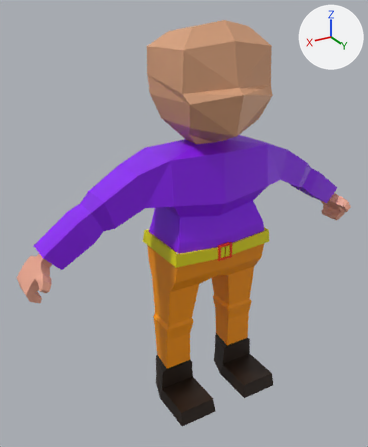
Before and after pictures for a commit that changed the Blender file blends/002-low_poly_char_finished.blend.
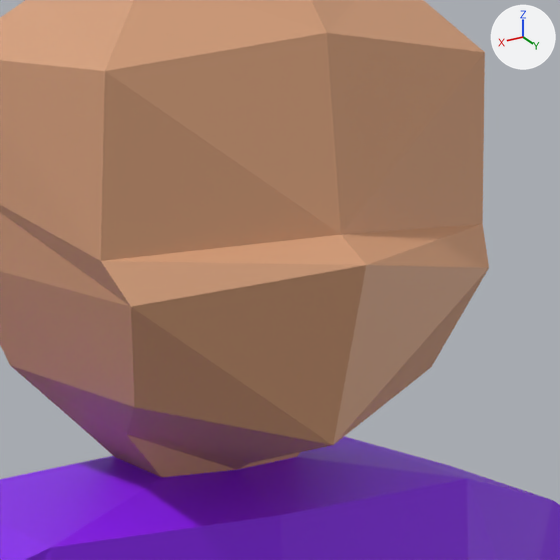
Each version appears first whole from a camera (50 mm lens) standing at (1.218, 1.836, 1.833) and looking at (0.099, -0.029, 0.901), and next in a close-up on the part from 43% to 79% of the width and 8% to 37% of the height. Arrows for +X, +Y and +Z are at upper right; the lights stay in place.

Script lines for the objects in view, before the commit:
```python
me_cube_001 = bpy.data.meshes.new('Cube.001')
me_cube_001.from_pydata(...)  # 184 vertices, 164 faces; spans x -0.87..0.0, y -0.18..0.25, z 0.0..1.78
me_cube_001.materials.append(mat_material_001)
ob_cube = bpy.data.objects.new('Cube', me_cube_001)
ob_cube.location = (0.0, 0.0, 0.0)
_m = ob_cube.modifiers.new('Mirror', 'MIRROR')
_m.use_clip = True
```
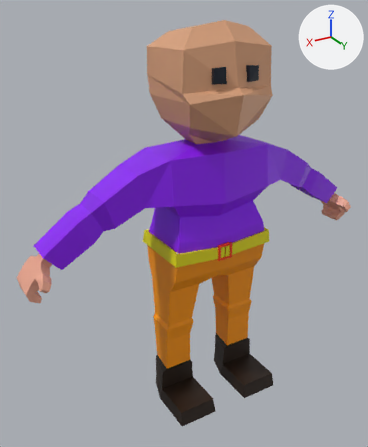
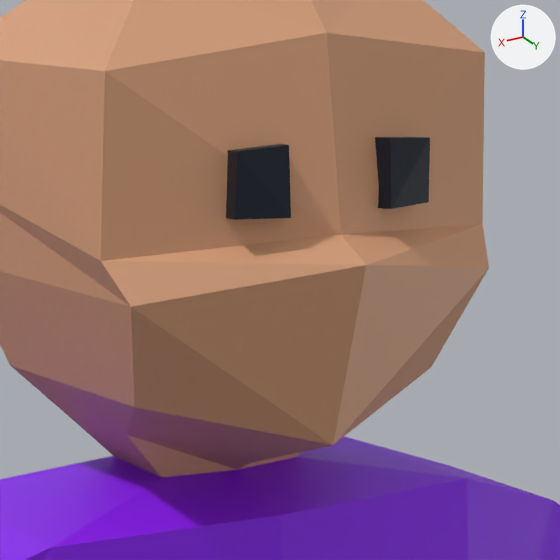
The edits, one by one:
me_cube_001 is used by ob_cube; location (0.0, 0.0, 0.0).
Verts and faces of me_cube_001; kept vertices keep their numbers, new ones are numbered from 184.
me_cube_001 had 184 vertices, 164 faces and spanned x -0.87..0.0, y -0.18..0.25, z 0.0..1.78.
me_cube_001 now has 192 vertices, 170 faces and spans x -0.87..0.0, y -0.18..0.25, z 0.0..1.78.
Part 1, on me_cube_001:
New vertex 184 is at (-0.1, 0.15, 1.55).
New vertex 185 is at (-0.1, 0.14, 1.61).
New vertex 186 is at (-0.11, 0.2, 1.56), pixel (428, 202).
New vertices 187, 188, 189 stand at vertices 184, 185, 186, in that order, plus (0.05, 0.01, 0.0).
New vertex 190 is at (-0.06, 0.21, 1.62), pixel (390, 137).
New vertex 191 is at (-0.11, 0.2, 1.61), pixel (430, 137).
New faces: (184, 187, 188, 185), (186, 191, 190, 189), (184, 185, 191, 186), (187, 189, 190, 188), (185, 188, 190, 191), (184, 186, 189, 187).

Location of each change, (x1, y1, x2, y2) in pixels of the close-ups (560 x 560 px):
part 1 of me_cube_001, added (black): after (226, 137, 430, 220)
